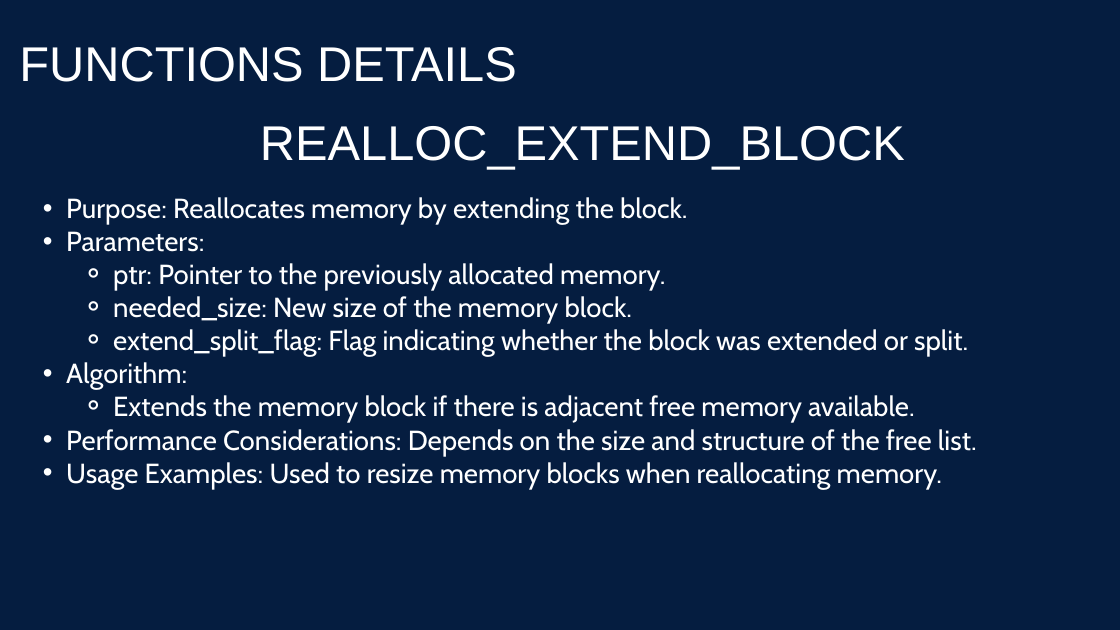
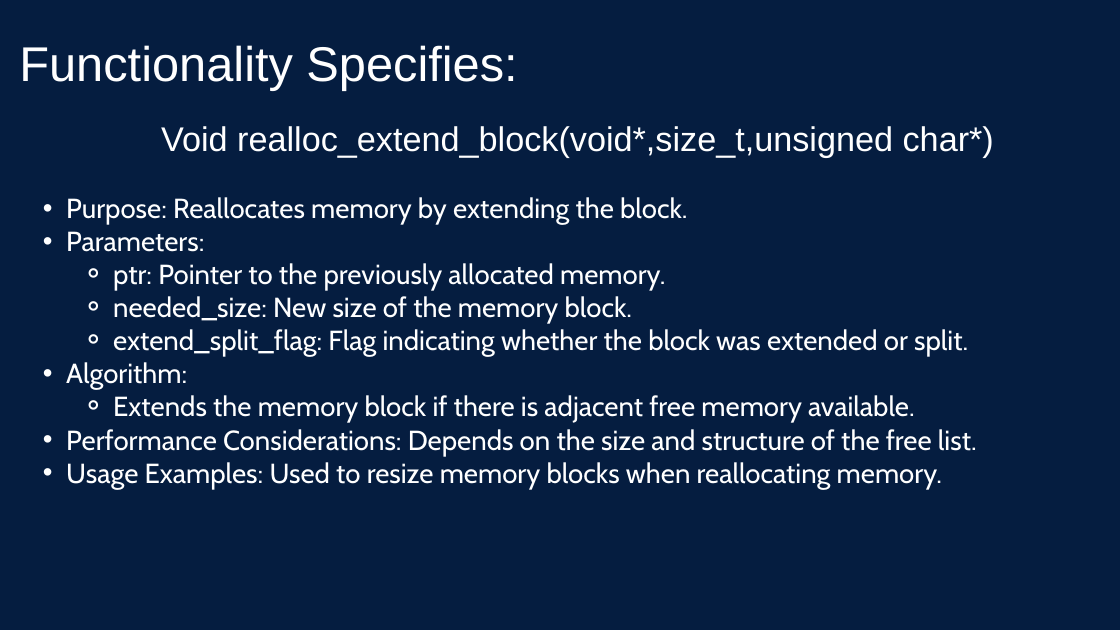
Before and after one commit to m7meda7medd/STM_SystemProgramming_Linux_Tasks, a slide deck: slide 36 of HeapMemoryManager/Presentation/HMM_Presentation.pptx (slide 37 before the commit). Drawn at 1120x630 pixels with LibreOffice and Linux fonts; fonts in the diff are those of the drawing. Boxes give left, top, right and bottom in pixels: in the first picture for what was removed or moved away, otherwise in the second. Text is boxed around its words. In the diff, an @@ line names an element or a change of style, - is before the commit and + after.

```diff
--- a/HeapMemoryManager/Presentation/HMM_Presentation.pptx
+++ b/HeapMemoryManager/Presentation/HMM_Presentation.pptx
@@ text at (19, 45, 517, 91): text changed @@
-FUNCTIONS DETAILS
+Functionality Specifies:
@@ text at (161, 126, 994, 158): text changed; size 62.7 to 44 pt @@
-REALLOC_EXTEND_BLOCK
+Void realloc_extend_block(void*,size_t,unsigned char*)
```
Also in this commit, not shown: 23 other slides changed, 14 slides added, 14 slides removed.
